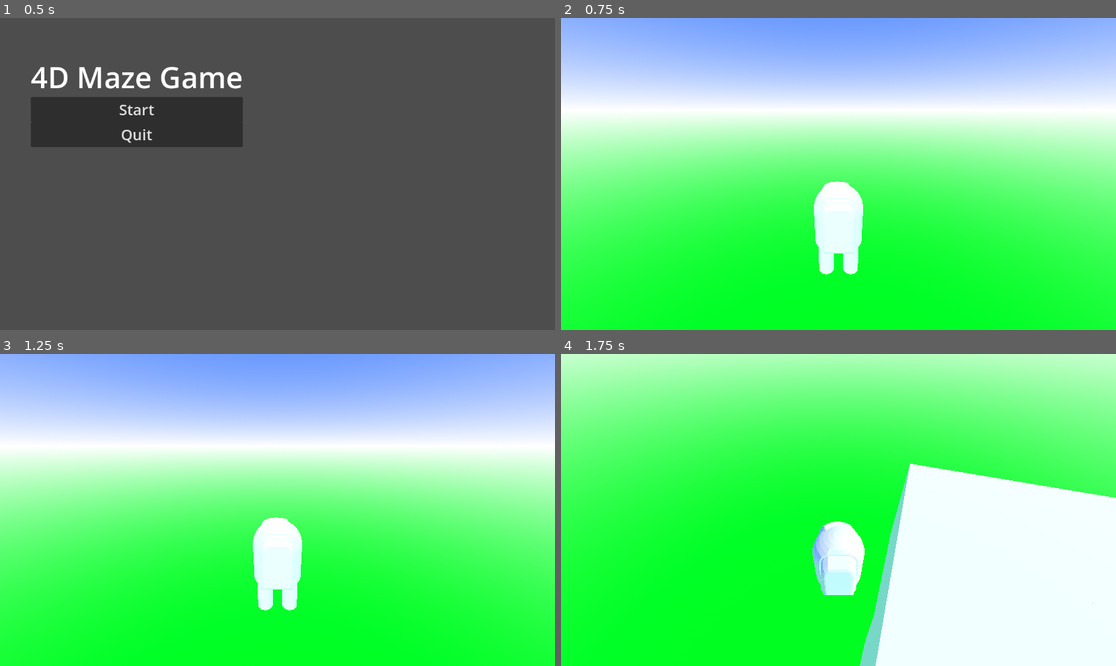
Above: before the commit, frames 1-4 (two rows, left to right).
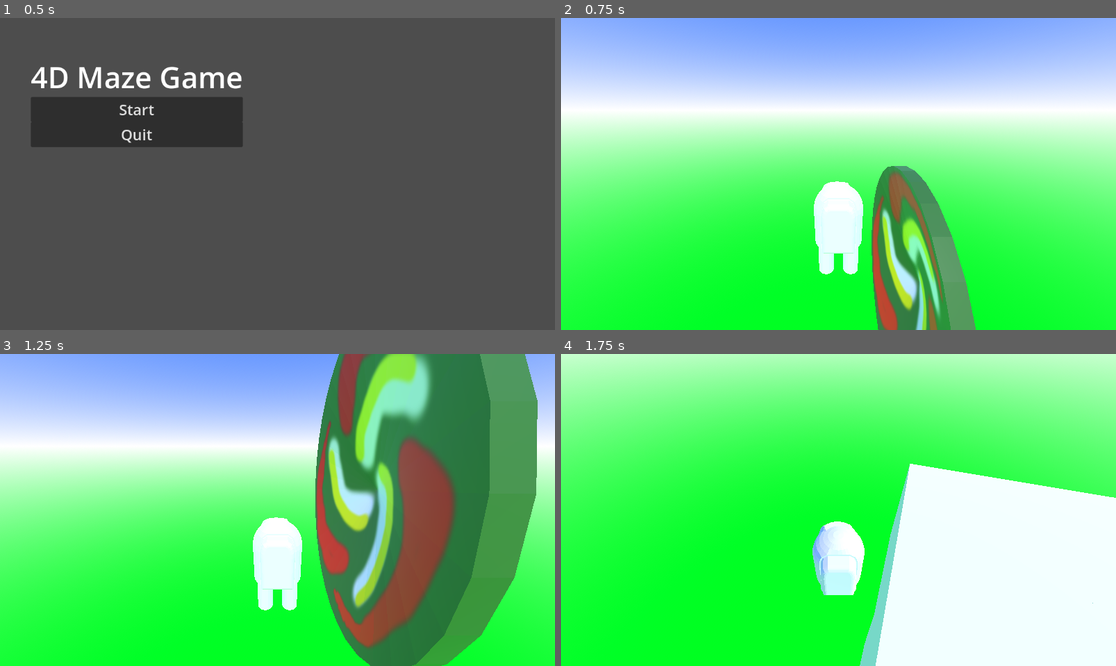
Above: after the commit, the same moments.

Repository: George-Gardiner/4DMaze
Game: Godot game, scene res://Assets/Scenes/Menus/main_menu.tscn
Same seed, same stepped clock (60 frames per second), same inputs: the game is played once before the commit and once after it.
Inputs (mouse positions are in pixels of both pictures, inside the frame that each line leads up to):
- Up to frame 1 (0.5 s): no input
- Up to frame 2 (0.75 s): click "Start" at 0.5 s
- Up to frame 3 (1.25 s): no input
- Up to frame 4 (1.75 s): tap Enter (ui_accept) at 1.25, 1.52 s; move the mouse to (866, 510) at 1.27 s; hold W (Up) from 1.28 s (still down)

Frame 1 is identical in both runs. In frame 2, 7.3% of the frame differs, in the area x 55-75%, y 47-100%; in frame 3, 35%, in the area x 56-97%, y 0-100%; in frame 4, nothing differs.

Commit message:
added portal to main level, forgot to save the first time

Diff:
--- a/Assets/Scenes/Levels/level_1.tscn
+++ b/Assets/Scenes/Levels/level_1.tscn
@@ -1,7 +1,8 @@
-[gd_scene load_steps=6 format=3 uid="uid://uip3bk1ecvjr"]
+[gd_scene load_steps=7 format=3 uid="uid://uip3bk1ecvjr"]
 
 [ext_resource type="PackedScene" uid="uid://dvx6liqfnkicw" path="res://Assets/Scenes/main_player.tscn" id="1_1pr5e"]
 [ext_resource type="MeshLibrary" uid="uid://bda42ecuxlcfa" path="res://Assets/3DObjects/Blocks.tres" id="2_dk0o5"]
+[ext_resource type="PackedScene" uid="uid://cvwpqtgmk8ohb" path="res://Assets/3DObjects/Portal.glb" id="3_j7y2o"]
 
 [sub_resource type="ProceduralSkyMaterial" id="ProceduralSkyMaterial_welny"]
 sky_top_color = Color(0.22, 0.467, 1, 1)
@@ -37,3 +38,5 @@
 
 [node name="WorldEnvironment" type="WorldEnvironment" parent="."]
 environment = SubResource("Environment_vb85d")
+
+[node name="Portal" parent="." instance=ExtResource("3_j7y2o")]
